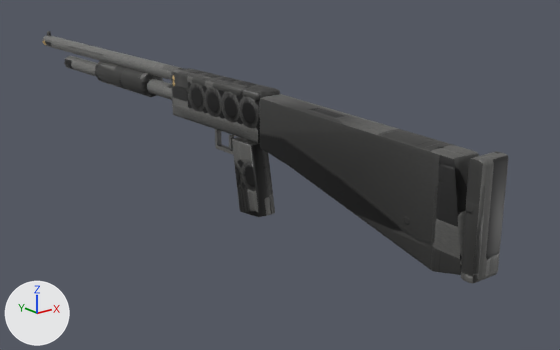
Renders of the FBX model Assets/Exports/WeaponShotgun/SM_WeaponShotgun_LOD1.fbx from each side of a commit.
One viewpoint serves both versions: a 50 mm lens placed at (-0.612, -0.967, 0.376), pointed at (0.086, -0.095, 0.027). Lighting does not change. The marker at lower left points along +X, +Y and +Z. The picture after the commit comes second.

Names of what the first picture shows: 'SM_WeaponShotgun_LOD1'.
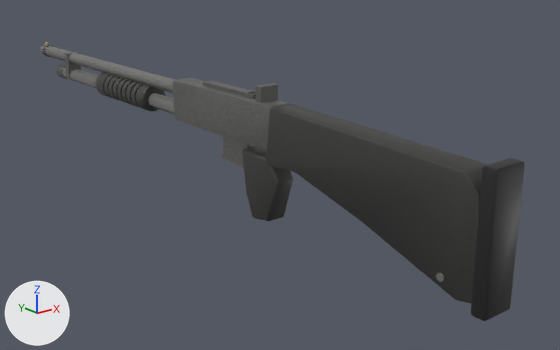
Where the change shows, as pixel boxes [x1, y1, x2, y2] in the pictures (560 x 350 px):
'SM_WeaponShotgun_LOD1', reshaped (11% taller)
    before: [43, 31, 509, 283]
    after: [40, 42, 525, 321]
part 1 of me_cube_005, added
    after: [203, 81, 256, 99]
part 2 of me_cube_005, rebuilt (8% taller)
    before: [95, 60, 163, 97]
    after: [96, 72, 166, 112]
part 3 of me_cube_005, rebuilt (10% taller)
    before: [260, 94, 479, 275]
    after: [266, 104, 487, 303]
part 4 of me_cube_005, rebuilt (7% wider)
    before: [171, 68, 280, 144]
    after: [173, 78, 290, 151]
part 5 of me_cube_005, rebuilt (18% wider, 7% shorter)
    before: [232, 137, 275, 217]
    after: [242, 147, 293, 221]
part 6 of me_cube_005, rebuilt (25% wider, 9% taller)
    before: [64, 56, 172, 100]
    after: [40, 45, 175, 93]
part 7 of me_cube_005, deleted
    before: [461, 151, 509, 283]
part 8 of me_cube_005, deleted
    before: [215, 129, 222, 147]
part 9 of me_cube_005, deleted
    before: [229, 134, 234, 149]
part 10 of me_cube_005, built on
    before: [43, 36, 233, 155]
    after: [43, 42, 525, 321]

What the commit changed:
me_cube_005 is used by ob_sm_weaponshotgun_lod1; location (0.0, 0.0, 0.0).
me_cube_005 had 291 vertices, 538 faces and spanned x -0.022..0.022, y -0.538..0.538, z 0.0..0.189.
me_cube_005 now has 956 vertices, 1842 faces and spans x -0.023..0.023, y -0.555..0.555, z 0.0..0.186.
me_cube_005 part 1: a new loose piece, a box spanning x -0.0077..0.0077, y -0.1547..-0.0353, z 0.1656..0.171, in mat_m_weaponshotgun.
me_cube_005 part 2: the loose piece of 57 vertices spanning x -0.021..0.021, y 0.122..0.293, z 0.122..0.164 is rebuilt with 558 vertices and now spans x -0.022..0.022, y 0.12..0.29, z 0.098..0.143.
me_cube_005 part 3: the loose piece of 49 vertices spanning x -0.021..0.021, y -0.522..-0.183, z 0.035..0.174 is rebuilt with 60 vertices and now spans x -0.021..0.021, y -0.54..-0.196, z 0.014..0.164.
me_cube_005 part 4: the loose piece of 45 vertices spanning x -0.02..0.02, y -0.183..0.037, z 0.11..0.18 is rebuilt with 44 vertices and now spans x -0.018..0.018, y -0.205..0.035, z 0.103..0.165.
me_cube_005 part 5: the loose piece of 29 vertices spanning x -0.015..0.015, y -0.176..-0.111, z 0.0..0.105 is rebuilt with 47 vertices and now spans x -0.016..0.016, y -0.214..-0.136, z 0.0..0.094.
me_cube_005 part 6: the loose piece of 20 vertices spanning x -0.012..0.012, y 0.037..0.438, z 0.128..0.152 is rebuilt with 20 vertices and now spans x -0.011..0.011, y 0.035..0.555, z 0.139..0.16.
me_cube_005 part 7: the loose piece of 41 vertices spanning x -0.022..0.022, y -0.538..-0.518, z 0.04..0.17 is deleted.
me_cube_005 part 8: the loose piece of 8 vertices spanning x -0.004..0.004, y -0.062..-0.057, z 0.078..0.105 is deleted.
me_cube_005 part 9: the loose piece of 8 vertices spanning x -0.003..0.003, y -0.095..-0.09, z 0.083..0.102 is deleted.
Part 10, on me_cube_005:
24 vertices are removed from x -0.011..0.011, y -0.127..0.538, z 0.076..0.18.
40 faces are deleted.
200 vertices are added at x -0.023..0.023, y -0.555..0.548, z 0.006..0.186.
5 new vertices lie (0.006, 0.0, 0.0) away from vertices in x -0.004..-0.003, y -0.123..0.455, z 0.076..0.106.
6 new vertices lie (0.0, 0.01, 0.0) away from vertices in x -0.014..0.023, y -0.55..-0.18, z 0.011..0.186.
382 new faces join them.
Other edits to the shape of me_cube_005 do not show in these pictures.
